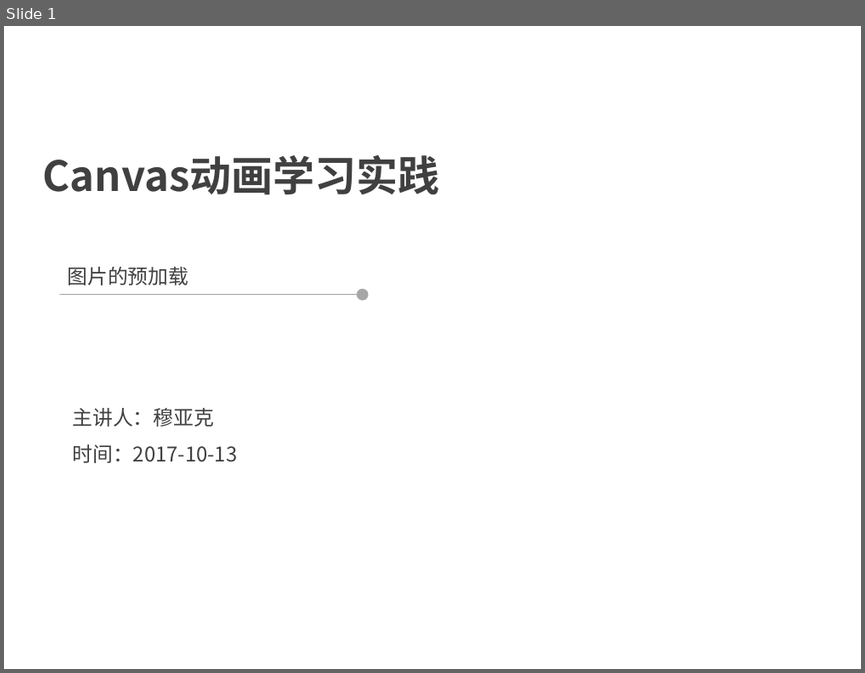
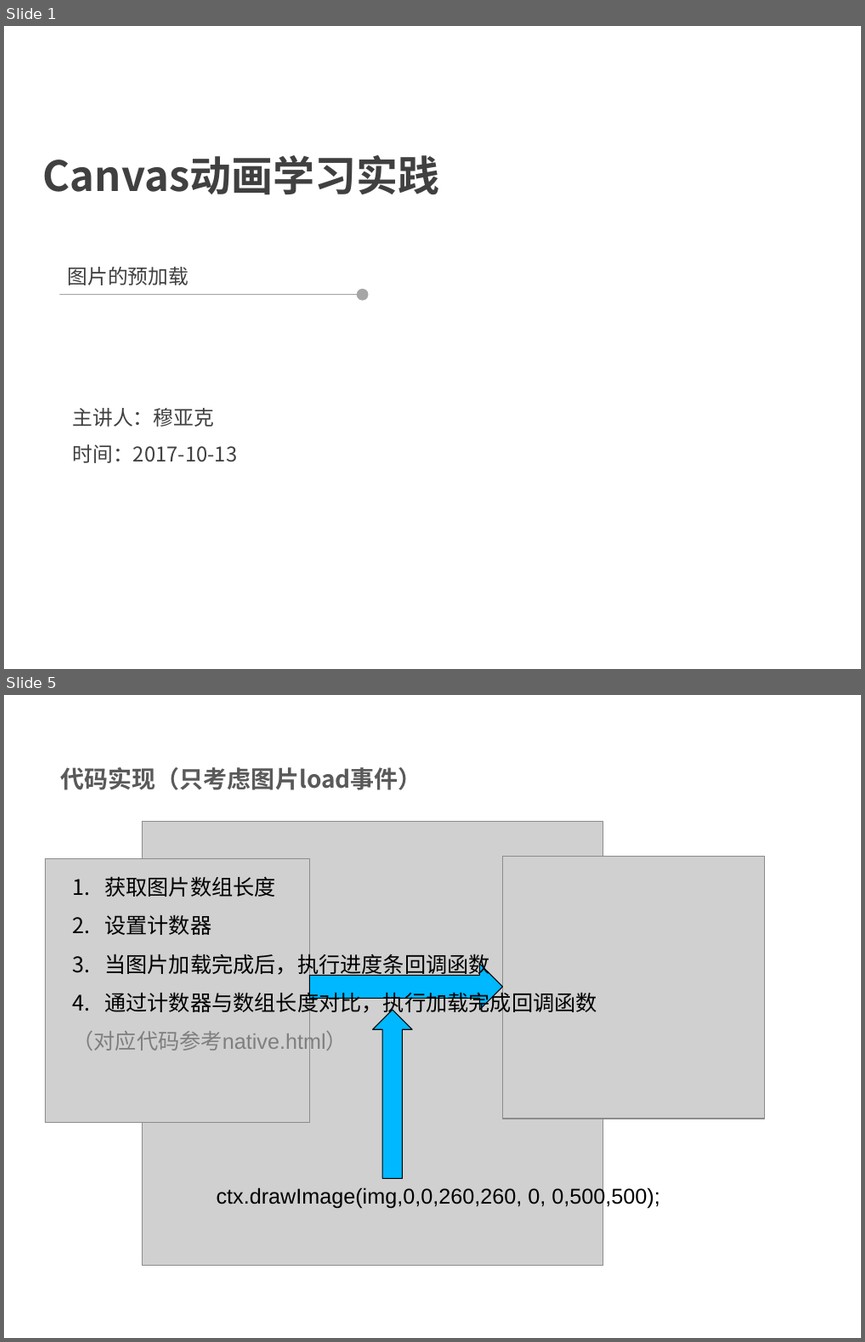
Before and after one commit to muyake/muyake.github.io, a slide deck: js/preload/穆亚克.ppt. Shown one above the other, each under a label of ours: slide 1 before the commit, slides 1 and 5 after it; the slides between them are not shown. The pictures are 865x673 and 865x1342 pixels, drawn with LibreOffice and Linux fonts; fonts in the diff are those of the drawing; grey boxes stand for pictures; background and template pictures are left out. Boxes give left, top, right and bottom in pixels: in the first picture for what was removed or moved away, otherwise in the second. Text is boxed around its words. In the diff, an @@ line names an element or a change of style, - is before the commit and + after.

Commit message:
添加代码整理

```diff
--- a/js/preload/穆亚克.ppt
+++ b/js/preload/穆亚克.ppt
@@ slide 5 added at box(4, 695, 861, 1338), background picture (left out) @@
@@ text added at box(61, 767, 422, 790), 20 pt, text #595959, bold @@
+代码实现（只考虑图片load事件）
@@ picture added at box(142, 821, 603, 1265) @@
@@ text added at box(72, 876, 597, 1055), 18 pt, text #000000 @@
+1. 获取图片数组长度
+2. 设置计数器
+3. 当图片加载完成后，执行进度条回调函数
+4. 通过计数器与数组长度对比，执行加载完成回调函数
+（对应代码参考native.html）
@@ group added at box(45, 857, 765, 1208): 2 pictures, 1 text, 1 right arrow, 1 up arrow @@
+ctx.drawImage(img,0,0,260,260, 0, 0,500,500);
```
Also in this commit, not shown: 6 other slides added, 5 slides removed, 2 other files.
